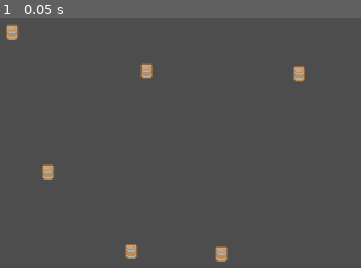
Above: before the commit, frame 1.
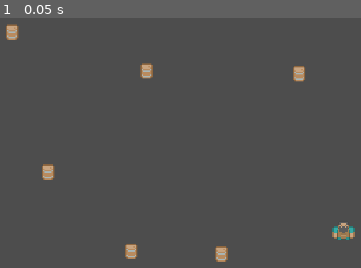
Above: after the commit, the same moment.

Repository: zerujio/gdnn
Game: Godot game, scene res://scenes/main.tscn
Same seed, same stepped clock (60 frames per second), same inputs: the game is played once before the commit and once after it.
Inputs:
- Up to frame 1 (0.05 s): no input

The runs differ from the first frame. In frame 1, 0.3% of the frame differs, in the area x 91-99%, y 82-89%.
Error before the commit: Parse Error: Could not find type "NNProcessor" in the current scope. (res://scenes/main.gd:11)
Error after the commit: Cannot call method 'shader_create_from_spirv' on a null value. (res://nn/context.gd:17)

Commit message:
finish NNContext and NNMultiInstance rework

Diff:
--- a/nn/context.gd
+++ b/nn/context.gd
@@ -40,7 +40,7 @@
 ## the compute operations.
 func submit_input() -> void:
 	for instance in _instances:
-		instance._dispatch_compute()
+		instance._submit_input()
 	rd.submit()
 
 
@@ -48,14 +48,20 @@
 ## its output available.
 func sync_output() -> void:
 	rd.sync()
+	for instance in _instances:
+		instance._sync_output()
 
 
 func create_weight_uniform_set(buffer: RID) -> RID:
 	return rd.uniform_set_create([_storage_buffer_uniform(buffer, 0)], _weight_shader, 0)
 
 
-func create_io_uniform_set(buffer: RID) -> RID:
+func create_input_uniform_set(buffer: RID) -> RID:
 	return rd.uniform_set_create([_storage_buffer_uniform(buffer, 0)], _weight_shader, 1)
+
+
+func create_output_uniform_set(buffer: RID) -> RID:
+	return rd.uniform_set_create([_storage_buffer_uniform(buffer, 0)], _weight_shader, 2)
 
 
 func _storage_buffer_uniform(buffer: RID, binding: int) -> RDUniform:
--- a/nn/layout.gd
+++ b/nn/layout.gd
@@ -32,7 +32,7 @@
 
 ## Number of layers.
 func get_layer_count() -> int:
-	assert(layer_data.size() % 3 == 0)
+	assert(layer_data.size() % 2 == 0)
 	@warning_ignore("integer_division")
 	return layer_data.size() / 2
 
--- a/nn/multi_instance.gd
+++ b/nn/multi_instance.gd
@@ -3,6 +3,7 @@
 ## Contains multiple neural network instances (parameter sets) with the same layout.
 
 enum LayerRID {
+	IN_SET,
 	OUT_BUFFER,
 	OUT_SET,
 	WEIGHT_BUFFER,
@@ -36,31 +37,39 @@
 ## Input storage buffer.
 var _input_buf: RID
 
-## Input uniform set.
-var _input_set: RID
-
 ## RIDs of the bias buffer, weight buffer, weight uniform set, output buffer,
 ## and output uniform set of each layer, in that order.
 ## e.g. : [b_buf_0, w_buf_0, w_set_0, out_buf_0, out_set_0, b_buf_1, w_buf_1, ..., out_set_n]
 var _layer_rids: Array[RID]
 
+## Cached input/output
+var _input_cache: PackedByteArray
+var _output_cache: PackedByteArray
+
 ## Neural network compute context. Warning: changing this will discard all stored data.
-@onready var ctx: NNContext = get_node(_context):
+var ctx: NNContext:
 	set(c):
 		if ctx:
-			_free_rids()
 			assert(ctx._instances.count(self) == 1)
 			ctx._instances.erase(self)
+			if capacity > 0:
+				_free_rids()
 		ctx = c
 		if ctx:
 			assert(not ctx._instances.has(self))
-			_reallocate_buffers()
 			ctx._instances.append(self)
+			if capacity > 0:
+				_reallocate_buffers()
 
 
 func _enter_tree() -> void:
 	if ctx:
 		_reallocate_buffers()
+
+
+func _ready() -> void:
+	if not ctx:
+		ctx = get_node(_context)
 
 
 func _exit_tree() -> void:
@@ -96,19 +105,26 @@
 
 ## Updates the input data for one or more instances starting at [param instance_idx].
 ## Number of instances updated depends on size of [param data].
-func set_input(instance_idx: int, data: PackedByteArray) -> void:
-	_update_buffer(_input_buf, instance_idx, layout.get_input_size() * 4, data)
+func set_input(instance_idx: int, data: PackedFloat32Array) -> void:
+	assert(instance_idx >= -count and instance_idx < count)
+	assert(data.size() % layout.get_input_size() == 0)
+	const STRIDE := 4
+	var offset := instance_idx * STRIDE
+	for x in data:
+		_input_cache.encode_float(offset, x)
+		offset += STRIDE
 
 
 ## Retrieves the output data of one or more instances.
 ## [b]Note[/b]: accessing output data requires a CPU-GPU sync.
-func get_output(instance_idx: int, instance_count := 1) -> void:
+func get_output(instance_idx: int, instance_count := 1) -> PackedFloat32Array:
 	assert(instance_idx >= 0)
 	assert(instance_count > 0)
 	assert(instance_idx + instance_count <= count)
-	var buf := _input_buf if _layer_rids.is_empty() else _layer_rid(-1, LayerRID.OUT_BUFFER)
 	var stride := layout.get_output_size() * 4
-	return ctx.rd.buffer_get_data(buf, instance_idx * stride, instance_count * stride)
+	var begin := instance_idx * stride
+	var end := begin + instance_count * stride
+	return _output_cache.slice(begin, end).to_float32_array()
 
 
 ## Updates the weights at layer [param layer_idx] of one or more instances,
@@ -116,7 +132,7 @@
 func update_layer_weights(layer_idx: int, instance_idx: int, data: PackedByteArray) -> void:
 	var layer_size := layout.get_layer_size(layer_idx)
 	var buf := _layer_rid(layer_idx, LayerRID.WEIGHT_BUFFER)
-	_update_buffer(buf, instance_idx, layer_size.x * layer_size.y, data)
+	_update_buffer(buf, instance_idx, layer_size.x * layer_size.y * 4, data)
 
 
 ## Updates the bias at layer [param layer_idx] of one or more instances,
@@ -126,7 +142,10 @@
 	_update_buffer(buf, instance_idx, layout.get_layer_output_size(layer_idx) * 4, data)
 
 
-func _dispatch_compute() -> void:
+func _submit_input() -> void:
+	# upload input data
+	_update_buffer(_input_buf, 0, layout.get_input_size() * 4, _input_cache)
+
 	var layer_indices := range(layout.get_layer_count())
 
 	# initialize output buffers to the bias values
@@ -138,9 +157,9 @@
 
 	# dispatch compute shaders
 	var cl := rd.compute_list_begin()
-	var input_set := _input_set
 	var input_log2 := layout.input_log2
 	for i in layer_indices:
+		var input_set := _layer_rid(i, LayerRID.IN_SET)
 		var output_set := _layer_rid(i, LayerRID.OUT_SET)
 		var output_log2 := layout.get_layer_output_log2(i)
 		var output_count := 2 ** output_log2
@@ -175,29 +194,35 @@
 
 		# outputs of this layer are inputs of the next
 		rd.compute_list_add_barrier(cl)
-		input_set = output_set
 		input_log2 = output_log2
 
 	rd.compute_list_end()
 
 
+func _sync_output():
+	var buf := _input_buf if _layer_rids.is_empty() else _layer_rid(-1, LayerRID.OUT_BUFFER)
+	_output_cache = ctx.rd.buffer_get_data(buf, 0, count * layout.get_output_size() * 4)
+
+
 func _layout_changed() -> void:
-	_free_rids()
-	_layer_rids.resize(layout.get_layer_count() * 5 if layout else 0)
-	_reallocate_buffers()
+	if ctx:
+		_free_rids()
+	_layer_rids.resize(layout.get_layer_count() * LayerRID.size() if layout else 0)
+	if ctx:
+		_reallocate_buffers()
 
 
 func _layer_rid(layer_idx: int, type: LayerRID) -> RID:
 	assert(layer_idx >= -layout.get_layer_count())
 	assert(layer_idx < layout.get_layer_count())
-	return _layer_rids[layer_idx * 5 + type]
+	return _layer_rids[layer_idx * LayerRID.size() + type]
 
 
 func _free_rids() -> void:
-	for rid in [_input_buf, _input_set] + _layer_rids:
+	ctx.rd.free_rid(_input_buf)
+	for rid in _layer_rids:
 		ctx.rd.free_rid(rid)
 	_input_buf = RID()
-	_input_set = RID()
 	_layer_rids.fill(RID())
 
 
@@ -205,29 +230,33 @@
 	const FLOAT_SIZE := 4
 	var input_size := layout.get_input_size()
 	_input_buf = _reallocate_buffer(_input_buf, FLOAT_SIZE * input_size)
-	_input_set = ctx.create_io_uniform_set(_input_buf)
-
+	_input_cache.resize(FLOAT_SIZE * input_size * capacity)
+
+	var input_buf := _input_buf
 	for i in range(layout.get_layer_count()):
 		var output_size := layout.get_output_size()
-		var j := 5 * i
+		var j := LayerRID.size() * i
+
+		# input
+		_layer_rids[j + LayerRID.IN_SET] = ctx.create_input_uniform_set(input_buf)
 
 		# output
 		var ob := j + LayerRID.OUT_BUFFER
-		var os := j + LayerRID.OUT_SET
-		_layer_rids[ob] = _reallocate_buffer(_layer_rids[ob], FLOAT_SIZE * output_size)
-		_layer_rids[os] = ctx.create_io_uniform_set(_layer_rids[os])
+		var output_buf := _reallocate_buffer(_layer_rids[ob], FLOAT_SIZE * output_size)
+		_layer_rids[ob] = output_buf
+		_layer_rids[j + LayerRID.OUT_SET] = ctx.create_output_uniform_set(output_buf)
 
 		# weight
 		var wb := j + LayerRID.WEIGHT_BUFFER
-		var ws := j + LayerRID.WEIGHT_SET
 		_layer_rids[wb] = _reallocate_buffer(_layer_rids[wb], FLOAT_SIZE * input_size * output_size)
-		_layer_rids[ws] = ctx.create_io_uniform_set(_layer_rids[ws])
+		_layer_rids[j + LayerRID.WEIGHT_SET] = ctx.create_weight_uniform_set(_layer_rids[wb])
 
 		# bias
 		var bb := j + LayerRID.BIAS_BUFFER
 		_layer_rids[bb] = _reallocate_buffer(_layer_rids[bb], FLOAT_SIZE * output_size)
 
 		input_size = output_size
+		input_buf = output_buf
 
 
 func _reallocate_buffer(old_buf: RID, element_size: int) -> RID:
@@ -242,5 +271,5 @@
 	assert(idx >= 0)
 	assert(stride >= 0)
 	assert(data.size() > 0)
-	assert(idx * stride + data.size() < count * stride)
+	assert(idx * stride + data.size() <= count * stride)
 	ctx.rd.buffer_update(buf, idx * stride, data.size(), data)
--- a/nn/random_params.gd
+++ b/nn/random_params.gd
@@ -25,5 +25,7 @@
 	var size := count * 4
 	assert(buffer.size() - buffer_offset >= size)
 
-	for i in range(buffer_offset, buffer_offset + size, 4):
+	var i := buffer_offset
+	while i < buffer_offset + size:
 		buffer.encode_float(i, randf_range(range_min, range_max))
+		i += 4
--- a/scenes/agent.gd
+++ b/scenes/agent.gd
@@ -1,8 +1,11 @@
 extends CharacterBody2D
 
-@export var speed := 64.0
+@export var speed := 32.0
+@export var nn: NNMultiInstance
+@export var nn_index: int
 
-@onready var nn: NNInstance = $NNInstance
+var _nn_input: PackedFloat32Array
+
 @onready var raycasts: Array[RayCast2D] = [
 	$RayCast2D,
 	$RayCast2D2,
@@ -12,20 +15,27 @@
 	$RayCast2D6
 ]
 
+func _ready() -> void:
+	_nn_input.resize(8)
+
 
 func _physics_process(_delta: float) -> void:
-	var input: PackedFloat32Array
+	if not nn:
+		return
 
+	var i := 0
 	for rc in raycasts:
-		input.push_back(rc.get_collision_point().distance_to(global_position) if rc.is_colliding() else 0.0)
+		var d := rc.get_collision_point().distance_to(global_position) if rc.is_colliding() else 0.0
+		_nn_input[i] = d
+		i += 1
 
 	var rv := get_real_velocity()
-	input.push_back(rv.x)
-	input.push_back(rv.y)
+	_nn_input[i] = rv.x
+	_nn_input[i + 1] = rv.y
 
-	nn.set_input(input)
+	nn.set_input(nn_index, _nn_input)
 
-	var output := nn.get_output()
+	var output := nn.get_output(nn_index)
 	if output.is_empty():
 		return
 
--- a/scenes/agent.tscn
+++ b/scenes/agent.tscn
@@ -1,8 +1,7 @@
-[gd_scene load_steps=5 format=3 uid="uid://bo4k7g1wbe8jd"]
+[gd_scene load_steps=4 format=3 uid="uid://bo4k7g1wbe8jd"]
 
 [ext_resource type="Script" uid="uid://byqymkpfolt4w" path="res://scenes/agent.gd" id="1_yc63n"]
 [ext_resource type="Texture2D" uid="uid://cmdwm8nr73rhd" path="res://sprites/roguelikeChar_transparent.png" id="2_lug0u"]
-[ext_resource type="Script" uid="uid://clalf6stkkngd" path="res://nn/multi_instance.gd" id="3_dg1j7"]
 
 [sub_resource type="CircleShape2D" id="CircleShape2D_0xm2m"]
 
@@ -35,7 +34,3 @@
 texture = ExtResource("2_lug0u")
 region_enabled = true
 region_rect = Rect2(16, 102, 17, 16)
-
-[node name="NNInstance" type="Node" parent="."]
-script = ExtResource("3_dg1j7")
-metadata/_custom_type_script = "uid://clalf6stkkngd"
--- a/scenes/main.gd
+++ b/scenes/main.gd
@@ -5,34 +5,58 @@
 
 ## Number of agents to spawn.
 @export_range(1, 2048) var agent_count := 32
+@export var nn_params: NNRandomParams
 
 var agents: Array[Agent]
 
-@onready var nn_proc: NNProcessor = $NNProcessor
+@onready var nn_ctx: NNContext = $NNContext
+@onready var nn: NNMultiInstance = $NNContext/NNMultiInstance
 @onready var spawn_point: Marker2D = $SpawnPoint
 
 
 func _ready() -> void:
-	nn_proc.context.set_capacity(agent_count)
+	nn.count = agent_count
+	for i in range(agent_count):
+		spawn_agent()
 
-	# neural network params
-	var params: PackedFloat32Array
-	params.resize(nn_proc.get_weight_count() + nn_proc.get_output_count())
+	var w: PackedByteArray
+	var b: PackedByteArray
+	var input_size := nn.layout.get_input_size()
+	for i in range(nn.layout.get_layer_count()):
+		var output_size := nn.layout.get_layer_output_size(i)
+		w.resize(input_size * output_size * agents.size() * 4)
+		b.resize(output_size * agents.size() * 4)
+		var w_offset := 0
+		var b_offset := 0
+		for a in agents:
+			nn_params.copy_to_buffer(i, NNParams.Type.WEIGHT, w, w_offset)
+			nn_params.copy_to_buffer(i, NNParams.Type.BIAS, b, b_offset)
+			w_offset += (input_size + output_size) * 4
+			b_offset += output_size * 4
+		nn.update_layer_weights(i, 0, w)
+		nn.update_layer_bias(i, 0, b)
+		input_size = output_size
 
-	for i in range(agent_count):
-		var agent := spawn_agent()
-		# randomize initial params
-		for j in range(params.size()):
-			params[j] = randf_range(-1.0, 1.0)
-		agent.nn.set_params(params)
+
+	# call sync at the start of each frame, skipping the first one
+	get_tree().physics_frame.connect(func():
+		get_tree().physics_frame.connect(_pre_physics_frame),
+		CONNECT_ONE_SHOT)
+
+
+func _physics_process(_delta: float) -> void:
+	nn_ctx.submit_input()
+
+
+func _pre_physics_frame() -> void:
+	nn_ctx.sync_output()
 
 
 func spawn_agent() -> Agent:
 	var agent: Agent = AGENT_SCENE.instantiate()
-	var nn: NNInstance = agent.get_node("NNInstance")
-	nn.processor = nn_proc
+	agent.nn = nn
+	agent.nn_index = agents.size()
 	agents.push_back(agent)
 	add_child(agent)
-	assert(agent.nn.instance_idx == agents.size() - 1)
 	agent.global_position = spawn_point.global_position
 	return agent
--- a/scenes/main.tscn
+++ b/scenes/main.tscn
@@ -1,14 +1,23 @@
-[gd_scene load_steps=11 format=3 uid="uid://c5r0ahhe11w48"]
+[gd_scene load_steps=13 format=3 uid="uid://c5r0ahhe11w48"]
 
 [ext_resource type="Script" uid="uid://dcevwtgf3mdc5" path="res://scenes/main.gd" id="1_jyhfs"]
 [ext_resource type="Script" uid="uid://jboeky2h8hew" path="res://nn/context.gd" id="2_jyhfs"]
+[ext_resource type="Script" uid="uid://cs6c18pivaf7n" path="res://nn/random_params.gd" id="3_tefeu"]
 [ext_resource type="Script" uid="uid://clalf6stkkngd" path="res://nn/multi_instance.gd" id="4_jyhfs"]
 [ext_resource type="Script" uid="uid://dll6ccxaqijsg" path="res://nn/layout.gd" id="4_tbgi4"]
 [ext_resource type="PackedScene" uid="uid://fe2fqocbg7t5" path="res://scenes/obstacle.tscn" id="5_lquwl"]
 
 [sub_resource type="Resource" id="Resource_tefeu"]
 script = ExtResource("4_tbgi4")
+input_log2 = 3
+layer_data = PackedByteArray(0, 1)
 metadata/_custom_type_script = "uid://dll6ccxaqijsg"
+
+[sub_resource type="Resource" id="Resource_o6xl0"]
+script = ExtResource("3_tefeu")
+range_min = -1.0
+layout = SubResource("Resource_tefeu")
+metadata/_custom_type_script = "uid://cs6c18pivaf7n"
 
 [sub_resource type="WorldBoundaryShape2D" id="WorldBoundaryShape2D_tbgi4"]
 normal = Vector2(0, 1)
@@ -22,8 +31,10 @@
 normal = Vector2(-1, 0)
 
 [node name="Main" type="Node2D"]
+process_physics_priority = 1
 script = ExtResource("1_jyhfs")
 agent_count = 64
+nn_params = SubResource("Resource_o6xl0")
 
 [node name="NNContext" type="Node" parent="."]
 script = ExtResource("2_jyhfs")
